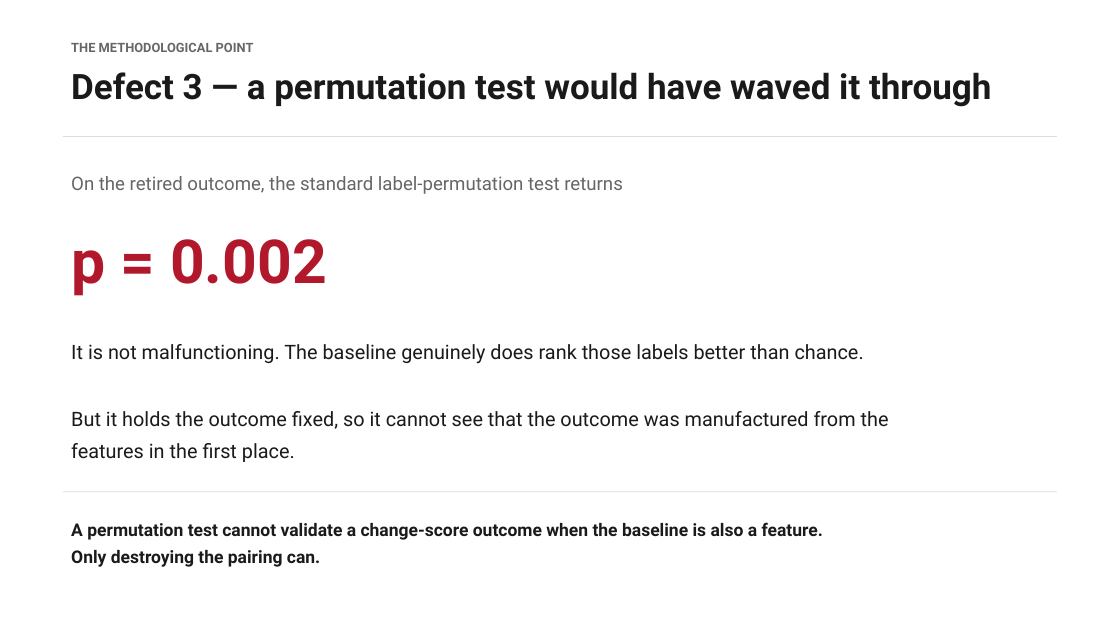
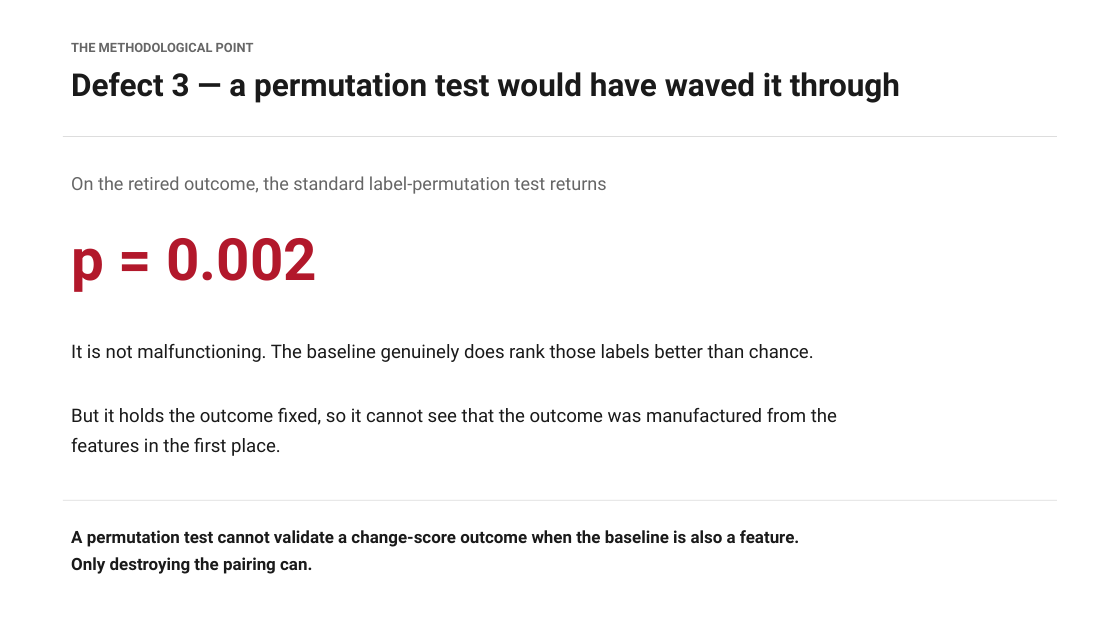
Before and after one commit to Calvinkub/mtbls242-forecast-honest, a slide deck: slide 6 of MTBLS242_forecast/mtbls242_forecast_correction.pptx. Drawn at 1120x630 pixels with LibreOffice and Linux fonts; fonts in the diff are those of the drawing. Boxes give left, top, right and bottom in pixels: in the first picture for what was removed or moved away, otherwise in the second. Text is boxed around its words. In the diff, an @@ line names an element or a change of style, - is before the commit and + after.

```diff
--- a/MTBLS242_forecast/mtbls242_forecast_correction.pptx
+++ b/MTBLS242_forecast/mtbls242_forecast_correction.pptx
@@ text "Defect 3 — a permutation ..." at (71, 72, 900, 103): size 30 to 27 pt @@
@@ text "On the retired outcome, the ..." at (71, 176, 607, 194): size 16 to 15.5 pt @@
@@ text "p = 0.002" at (71, 238, 317, 292): size 52 to 50 pt @@
@@ text "It is not malfunctioning. The ..." at (71, 344, 837, 456): size 17 to 16 pt @@
@@ rectangle: place and size @@
-rectangle at (63, 492, 1057, 492)
+rectangle at (63, 500, 1057, 501)
@@ text "A permutation test cannot validate ...": place and size @@
-text "A permutation test cannot validate ..." at (71, 522, 823, 567)
+text "A permutation test cannot validate ..." at (71, 530, 799, 574)
@@ text "A permutation test cannot validate ..." at (71, 530, 799, 574): size 15 to 14.5 pt @@
```
Also in this commit, not shown: 12 other slides changed, 6 other files.
